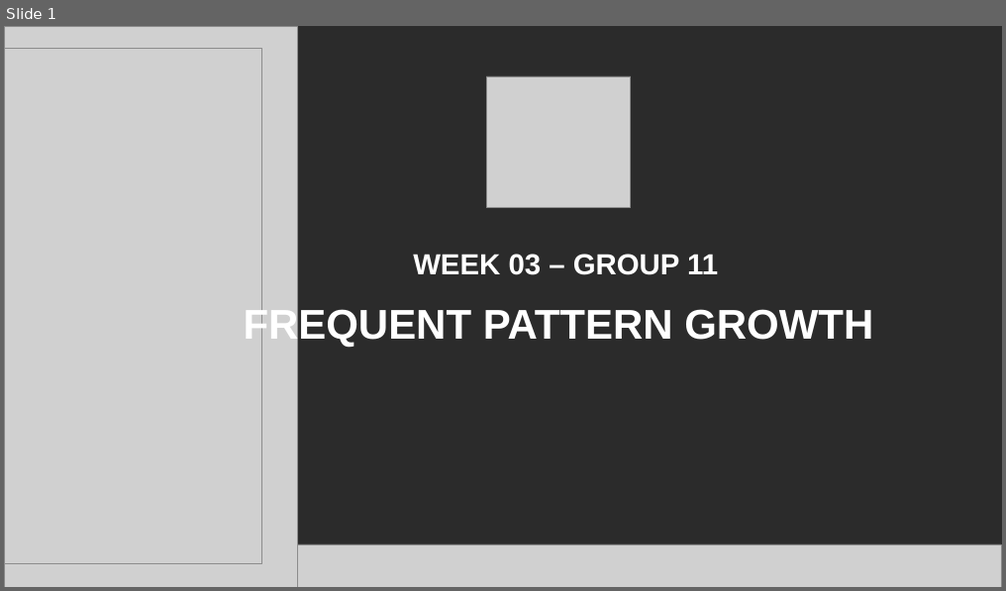
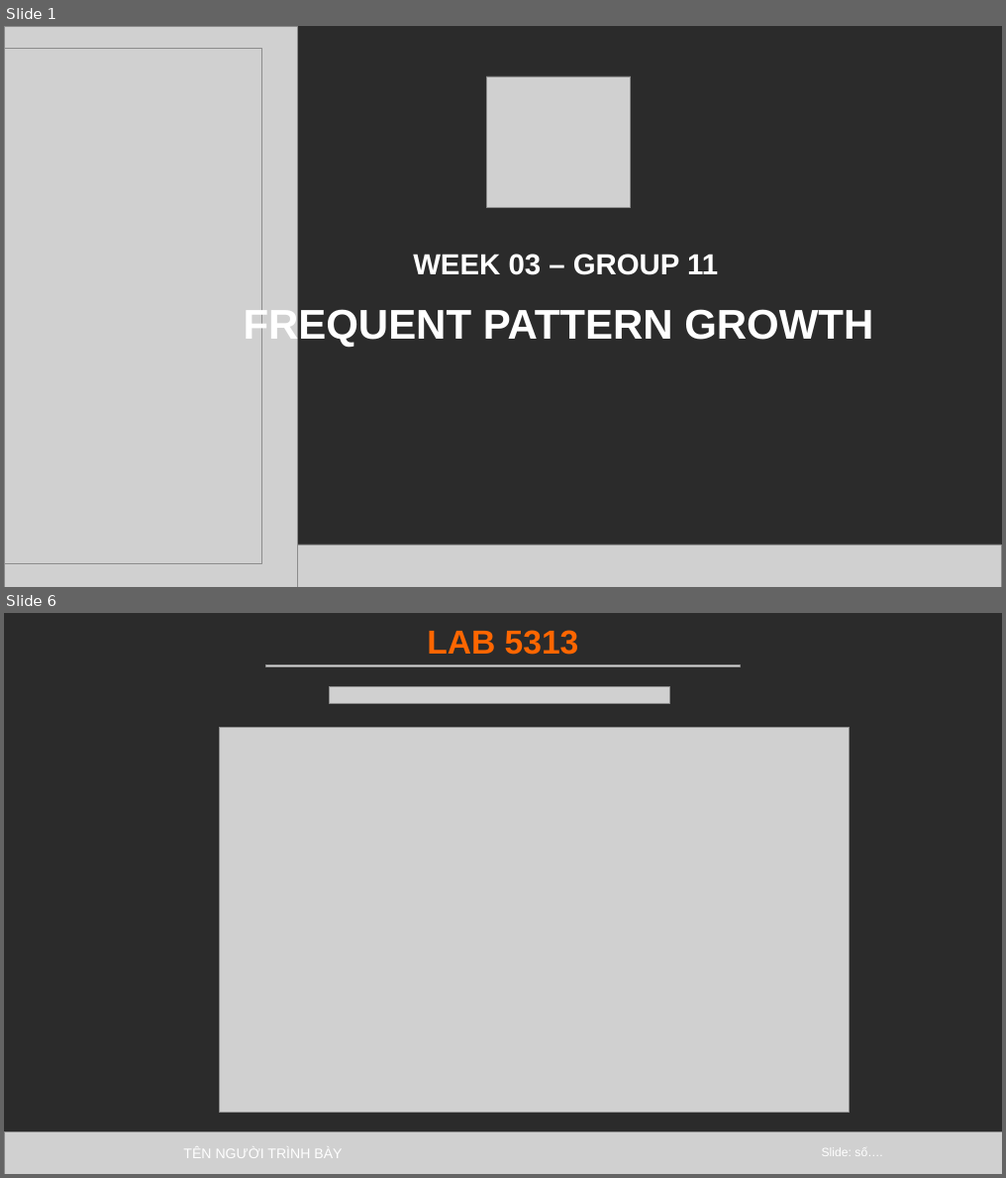
Before and after one commit to ThanhTung-KHMT-1701/ShoppingCartAnalysis_FrequentPatternTree, a slide deck: Lab_PhatTrien_5315/Nhom01_Tuan03_ThuatToanFrequentPatternGrowth_LuuThanhTung.pptx. Shown one above the other, each under a label of ours: slide 1 before the commit, slides 1 and 6 after it; the slides between them are not shown. The pictures are 1006x591 and 1006x1178 pixels, drawn with LibreOffice and Linux fonts; fonts in the diff are those of the drawing; grey boxes stand for pictures; background and template pictures are left out; a plain dark background stands for a picture behind light text. Boxes give left, top, right and bottom in pixels: in the first picture for what was removed or moved away, otherwise in the second. Text is boxed around its words. In the diff, an @@ line names an element or a change of style, - is before the commit and + after.

```diff
--- a/Lab_PhatTrien_5315/Nhom01_Tuan03_ThuatToanFrequentPatternGrowth_LuuThanhTung.pptx
+++ b/Lab_PhatTrien_5315/Nhom01_Tuan03_ThuatToanFrequentPatternGrowth_LuuThanhTung.pptx
@@ slide 6 added at box(4, 613, 1002, 1174), background picture (left out) @@
@@ text added at box(427, 630, 579, 655), 32 pt, text #FF6600, bold @@
+LAB 5313
@@ picture added at box(266, 665, 741, 666) @@
@@ picture added at box(329, 686, 669, 703) @@
@@ picture added at box(219, 728, 849, 1112) @@
@@ picture added at box(4, 1133, 1002, 1174) @@
@@ text added at box(183, 1150, 342, 1158), 13.4 pt, text #FFFFFF @@
+TÊN NGƯỜI TRÌNH BÀY
@@ text added at box(822, 1149, 882, 1157), 11.6 pt, text #FFFFFF @@
+Slide: số….
```
Also in this commit, not shown: 2 slides changed, 17 other slides added, 34 other files.
